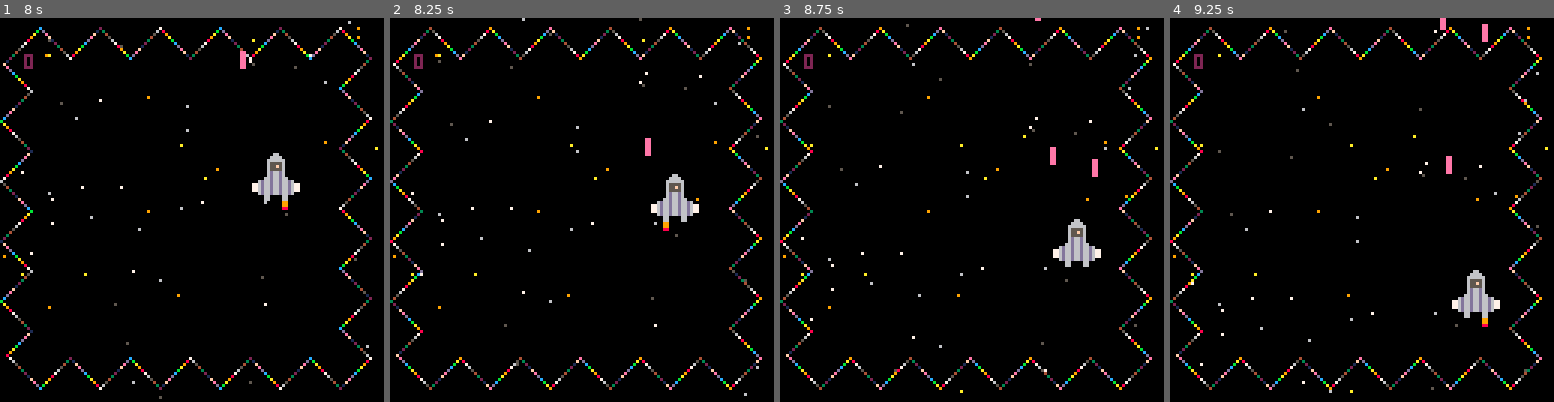
Above: before the commit, frames 1-4 (left to right).
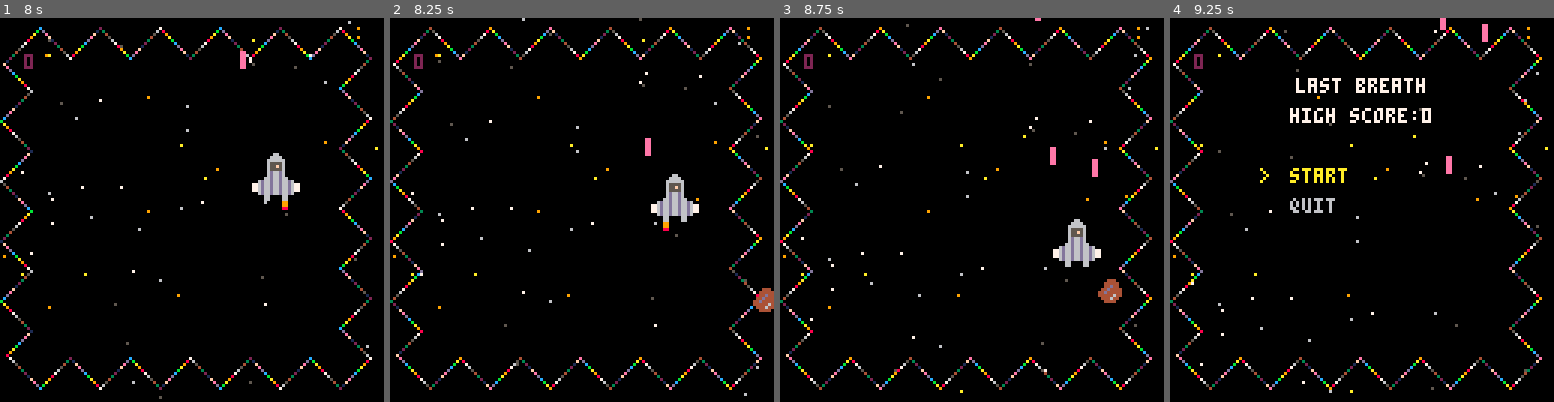
Above: after the commit, the same moments.

Repository: WJConnors/NothingCouldPossiblyGoWrong
Game: PICO-8 cartridge lastbreath.p8
Same seed, same stepped clock (60 frames per second), same inputs: the game is played once before the commit and once after it.
Inputs:
- Up to frame 1 (8 s): tap X (X key) at 0.33, 1.07, 1.85, 2.97, 4.08, 5.2, 6.32, 7.43 s; tap O (Z key) at 0.7, 1.7, 2.1, 2.5, 2.9, 3.3, 3.7, 4.1, 4.5, 4.9, 5.3, 5.7, 6.1, 6.5, 6.9, 7.3, 7.7 s; hold Right 1.6-2.1 s; hold Up 2.15-2.42 s; hold Right 2.47-3.03 s; hold Left 3.08-3.58 s; hold Down 3.63-3.97 s; hold Right 4.02-4.68 s; hold Up 4.73-5.03 s; hold Left 5.08-5.68 s; hold Down 5.73-6.03 s; hold Right 6.08-6.58 s; hold Right 6.63-7.13 s; hold Up 7.18-7.45 s; hold Right from 7.5 s (still down)
- Up to frame 2 (8.25 s): release Right at 8.07 s; tap O (Z key) at 8.1 s; hold Left from 8.12 s (still down)
- Up to frame 3 (8.75 s): tap O (Z key) at 8.5 s; tap X (X key) at 8.55 s; release Left at 8.62 s; hold Down from 8.67 s (still down)
- Up to frame 4 (9.25 s): tap O (Z key) at 8.9 s; release Down at 9 s; hold Right from 9.05 s (still down)

Frame 1 is identical in both runs. In frame 2, 0.3% of the frame differs, in the area x 94-100%, y 70-77%; in frame 3, 0.3%; in frame 4, 2.6%, in the area x 23-86%, y 15-81%.

Commit message:
Modified Asteroid Spawn

Diff:
--- a/lastbreath.p8
+++ b/lastbreath.p8
@@ -10,8 +10,8 @@
 	asteroids_init()
 
 	asttimer=0
-	astmax=100
-	astmin=20
+	astmax=60
+	astmin=10
 	score=0
 	cartdata(0)
 	high_score=dget(0) or 0
Not shown, changed: 130 lines of the sprite sheet (__gfx__) section of lastbreath.p8
Not shown, changed: the thumbnail (__label__) section of lastbreath.p8
